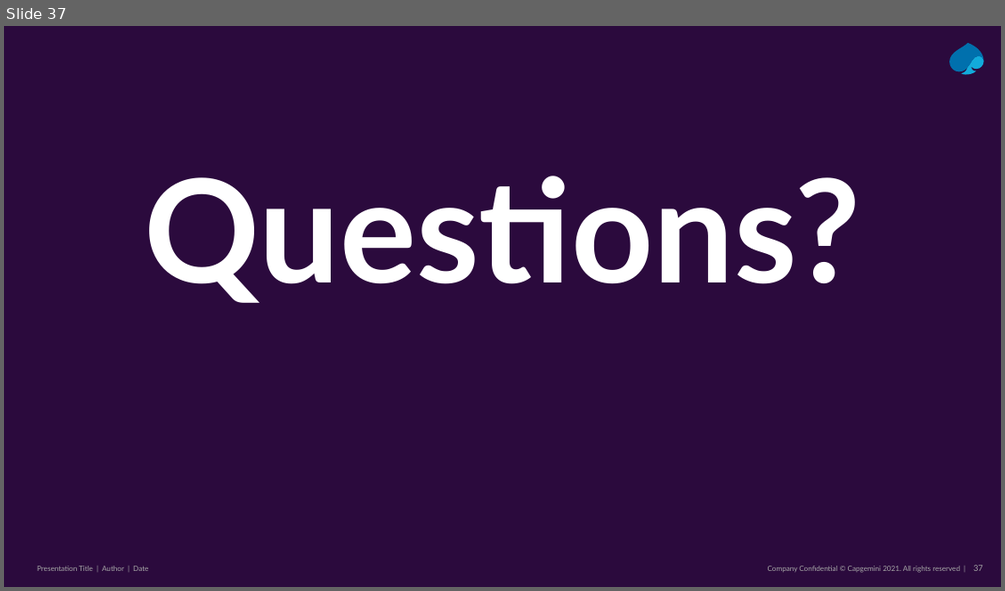
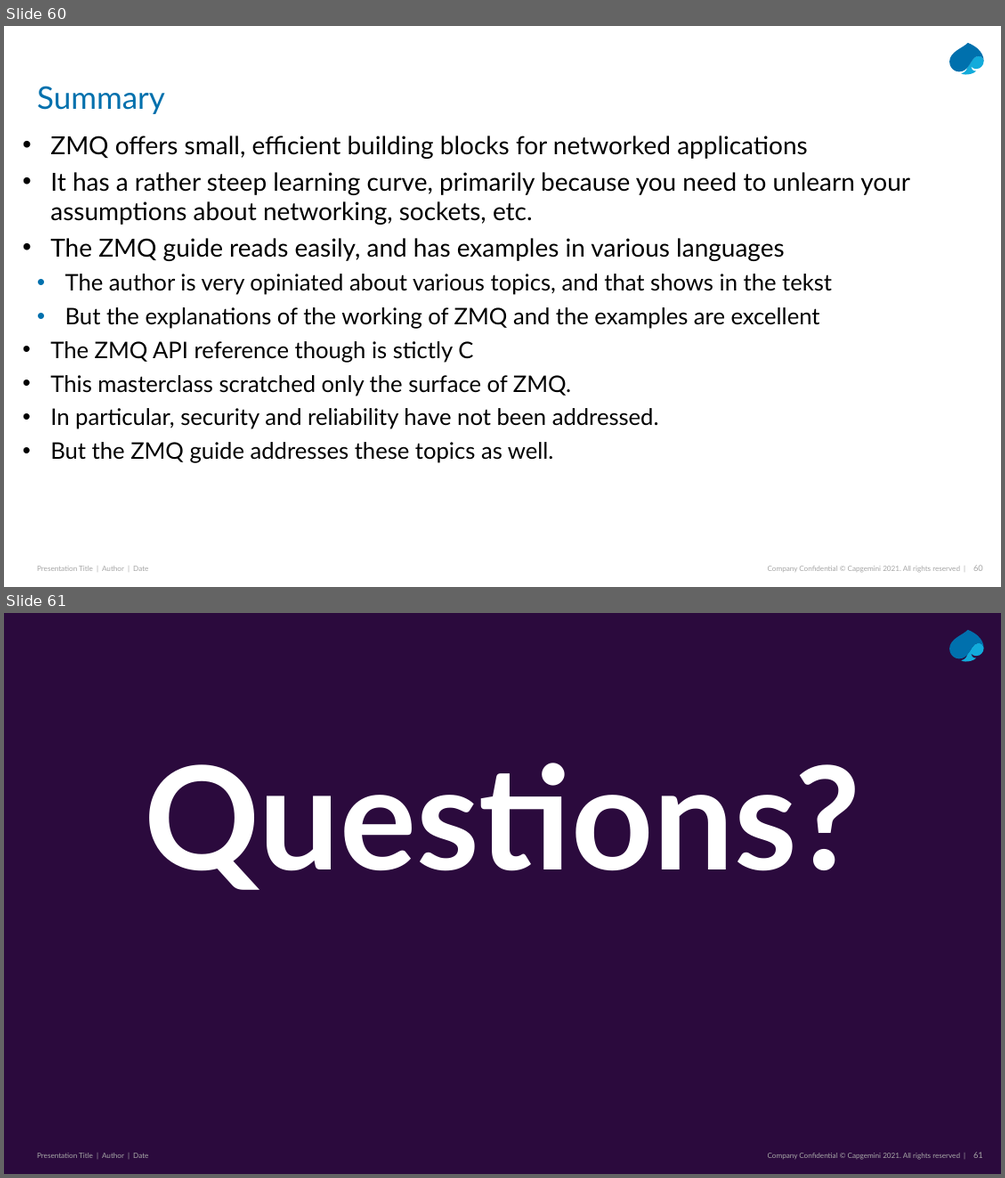
Before and after one commit to Python-Masterclass/Networking, a slide deck: Masterclass-7-Networking.pptx. Shown one above the other, each under a label of ours: slide 37 before the commit, slides 60 and 61 after it. The pictures are 1005x591 and 1005x1178 pixels, drawn with LibreOffice and Linux fonts; fonts in the diff are those of the drawing. Boxes give left, top, right and bottom in pixels: in the first picture for what was removed or moved away, otherwise in the second. Text is boxed around its words. In the diff, an @@ line names an element or a change of style, - is before the commit and + after.

```diff
--- a/Masterclass-7-Networking.pptx
+++ b/Masterclass-7-Networking.pptx
@@ slide 60 added at <box>4,26,1001,587</box>, background #FFFFFF; not listed: 5 template elements that a slide beside it also shows @@
@@ title added at <box>37,86,165,114</box>, 30 pt, text #0070AD @@
+Summary
@@ text added at <box>50,135,910,463</box>, 22 pt, text #000000 @@
+• ZMQ offers small, efficient building blocks for networked applications
+• It has a rather steep learning curve, primarily because you need to unlearn your assumptions about networking, sockets, etc.
+• The ZMQ guide reads easily, and has examples in various languages
+  • The author is very opiniated about various topics, and that shows in the tekst
+  • But the explanations of the working of ZMQ and the examples are excellent
+• The ZMQ API reference though is stictly C
+• This masterclass scratched only the surface of ZMQ.
+• In particular, security and reliability have not been addressed.
+• But the ZMQ guide addresses these topics as well.
@@ what was slide 37 is now slide 61 @@
@@ page number at <box>973,1151,983,1158</box>: text changed @@
-37
+61
```
Also in this commit, not shown: 4 slides changed, 27 other slides added, 3 slides removed, 6 other files.
